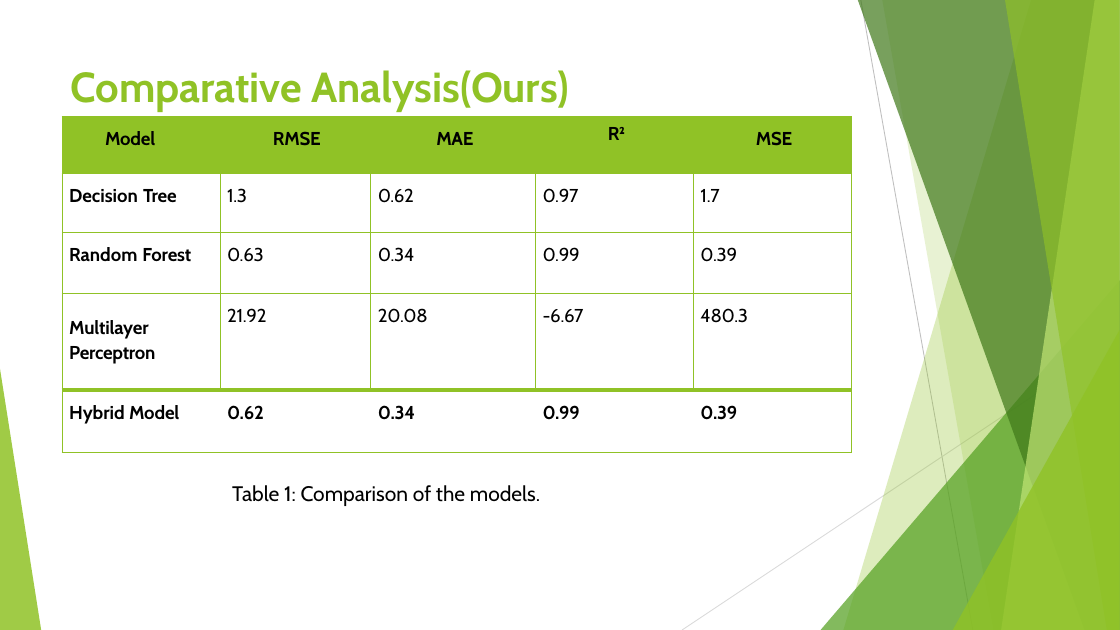
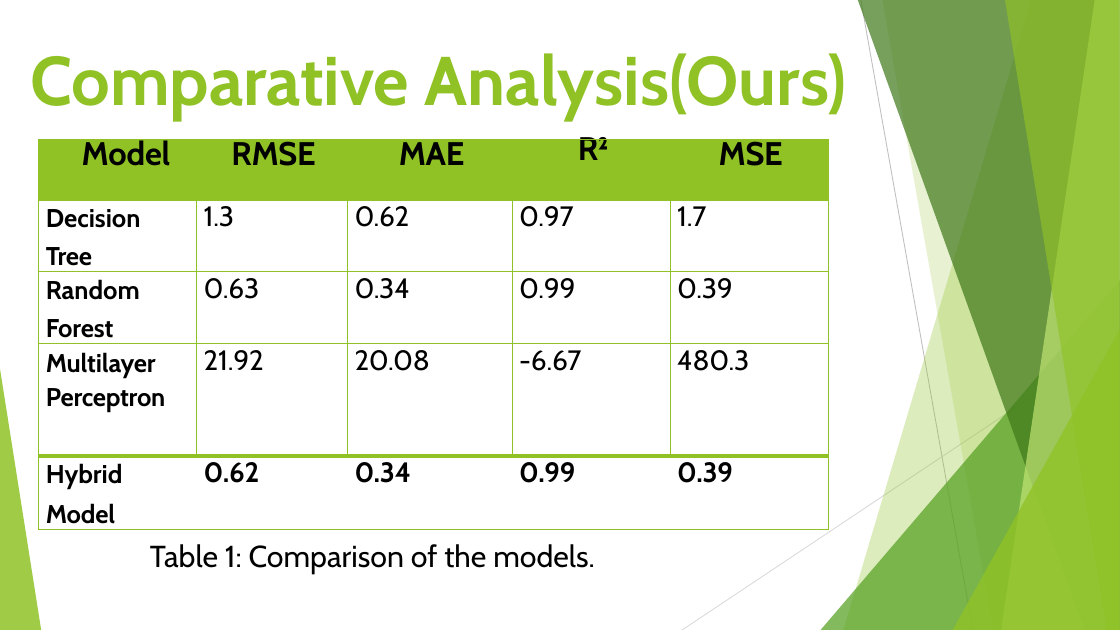
Before and after one commit to AbdulJaleel61/BODYFAT_PREDICTION, a slide deck: slide 15 of Presentation1.pptx (slide 13 before the commit). Drawn at 1120x630 pixels with LibreOffice and Linux fonts; fonts in the diff are those of the drawing. Boxes give left, top, right and bottom in pixels: in the first picture for what was removed or moved away, otherwise in the second. Text is boxed around its words. In the diff, an @@ line names an element or a change of style, - is before the commit and + after.

```diff
--- a/Presentation1.pptx
+++ b/Presentation1.pptx
@@ title "Comparative Analysis(Ours)": place and size @@
-title "Comparative Analysis(Ours)" at [71, 70, 568, 112]
+title "Comparative Analysis(Ours)" at [30, 53, 847, 121]
@@ title "Comparative Analysis(Ours)" at [30, 53, 847, 121]: size 36 to 59 pt @@
@@ table at [39, 140, 828, 534] @@
-row 2, column 1: Decision Tree
+row 2, column 1: Decision / Tree
-row 3, column 1: Random Forest
+row 3, column 1: Random / Forest
-row 5, column 1: Hybrid Model
+row 5, column 1: Hybrid / Model
@@ size 16 to 28 pt in "Model", "RMSE", "MAE", "R²" and 1 more places @@
@@ size 16 to 24 pt in "1.3", "0.62", "0.97", "1.7" and 12 more places @@
@@ size 16 to 22 pt in "Multilayer Perceptron" @@
@@ table: place and size @@
-table at [62, 117, 852, 453]
+table at [39, 140, 828, 534]
@@ text "Table 1: Comparison of the ...": place and size @@
-text "Table 1: Comparison of the ..." at [232, 485, 540, 506]
+text "Table 1: Comparison of the ..." at [150, 544, 595, 575]
@@ text "Table 1: Comparison of the ..." at [150, 544, 595, 575]: size 18 to 26 pt @@
```
Also in this commit, not shown: 12 other slides changed, 4 slides added, 1 slide removed, 3 other files.
